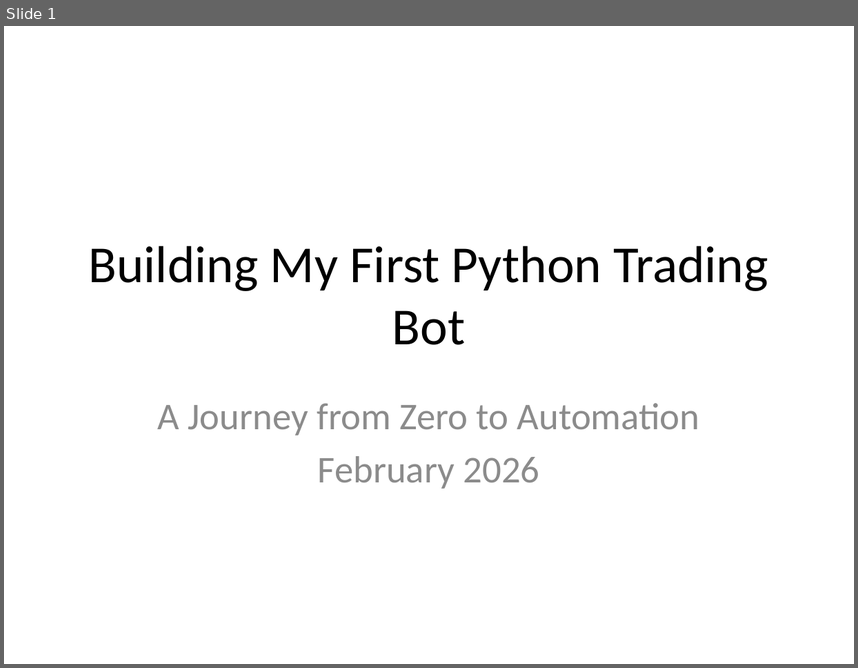
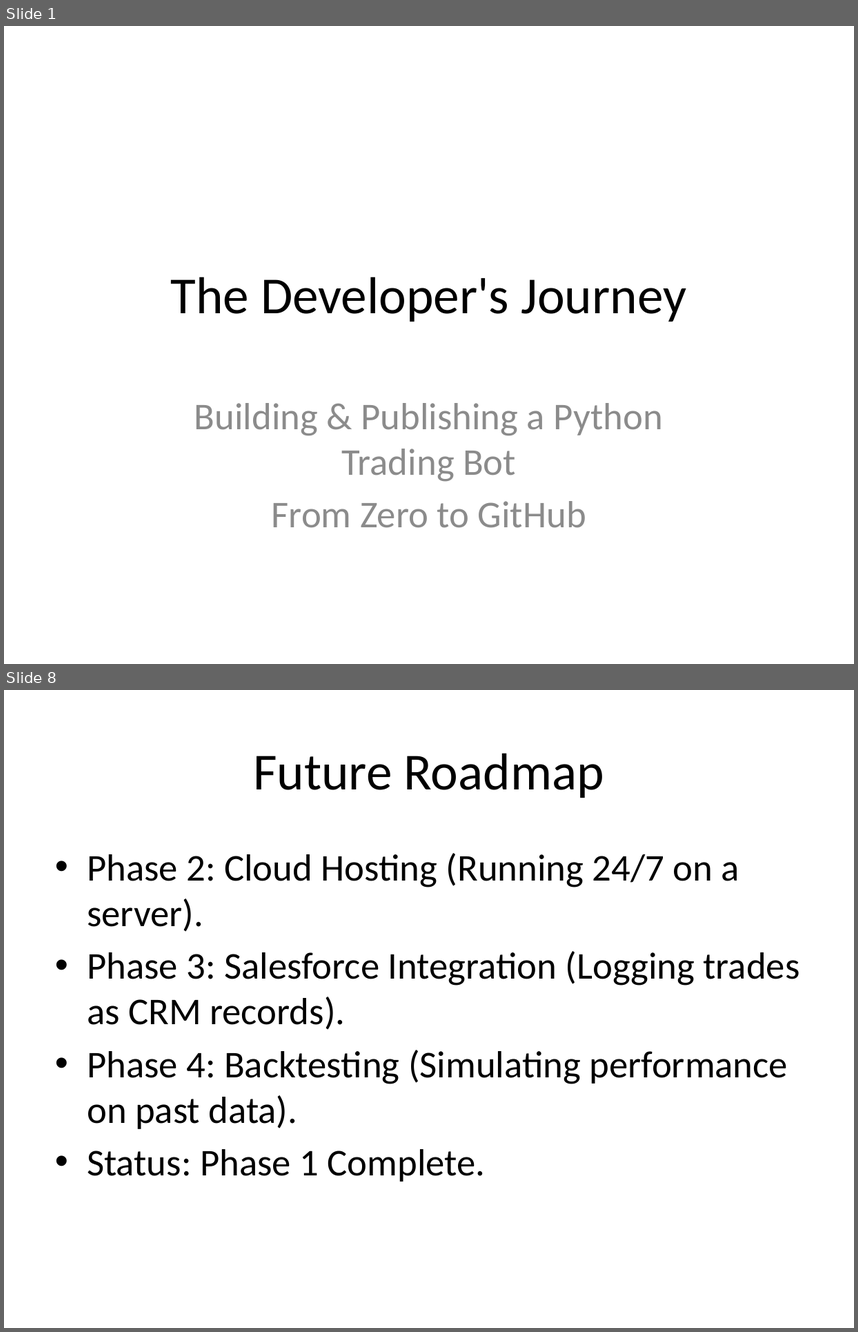
Before and after one commit to learnhowtolikeit/python-trading-bot, a slide deck: My_Trading_Bot_Journey.pptx. Shown one above the other, each under a label of ours: slide 1 before the commit, slides 1 and 8 after it; the slides between them are not shown. The pictures are 858x668 and 858x1332 pixels, drawn with LibreOffice and Linux fonts; fonts in the diff are those of the drawing. Boxes give left, top, right and bottom in pixels: in the first picture for what was removed or moved away, otherwise in the second. Text is boxed around its words. In the diff, an @@ line names an element or a change of style, - is before the commit and + after.

Commit message:
Updated PPTX Journey Deck

```diff
--- a/My_Trading_Bot_Journey.pptx
+++ b/My_Trading_Bot_Journey.pptx
@@ slide 8 added at box(4, 690, 854, 1328), background #FFFFFF @@
@@ title added at box(253, 753, 604, 798), 44 pt, text #000000 @@
+Future Roadmap
@@ text added at box(87, 853, 800, 1181), 32 pt, text #000000 @@
+• Phase 2: Cloud Hosting (Running 24/7 on a server).
+• Phase 3: Salesforce Integration (Logging trades as CRM records).
+• Phase 4: Backtesting (Simulating performance on past data).
+• Status: Phase 1 Complete.
@@ slide 1 changed as well @@
@@ title at box(171, 276, 686, 321): text changed @@
-Building My First Python Trading Bot
+The Developer's Journey
@@ subtitle at box(194, 403, 662, 528): text changed @@
-A Journey from Zero to Automation
-February 2026
+Building & Publishing a Python Trading Bot
+From Zero to GitHub
```
Also in this commit, not shown: 1 other slide changed, 5 other slides added, 3 slides removed, 1 other file.
